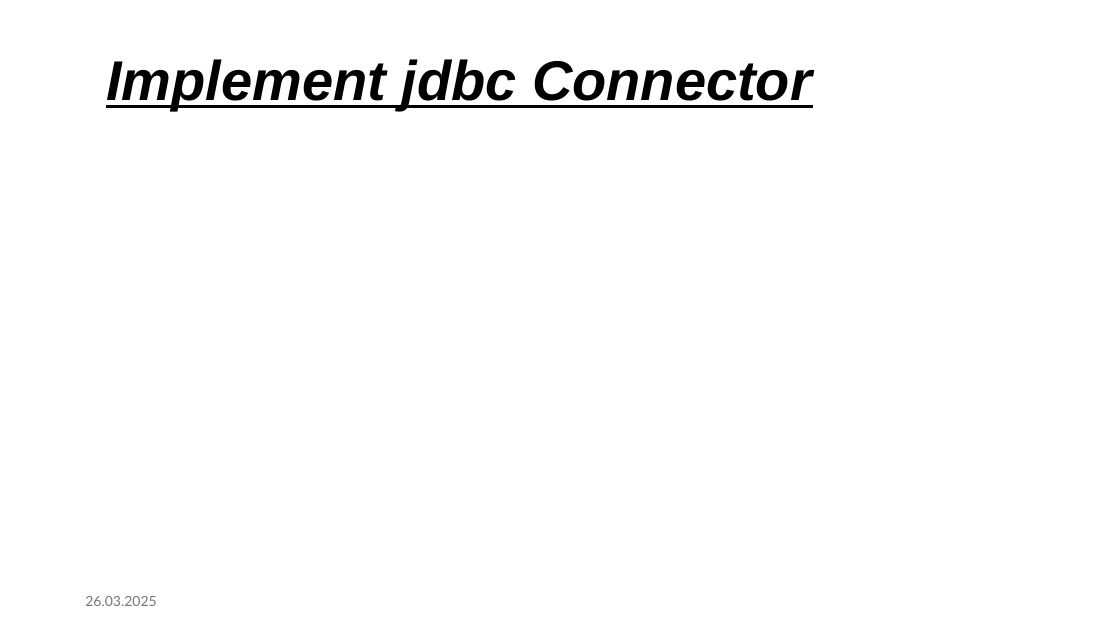
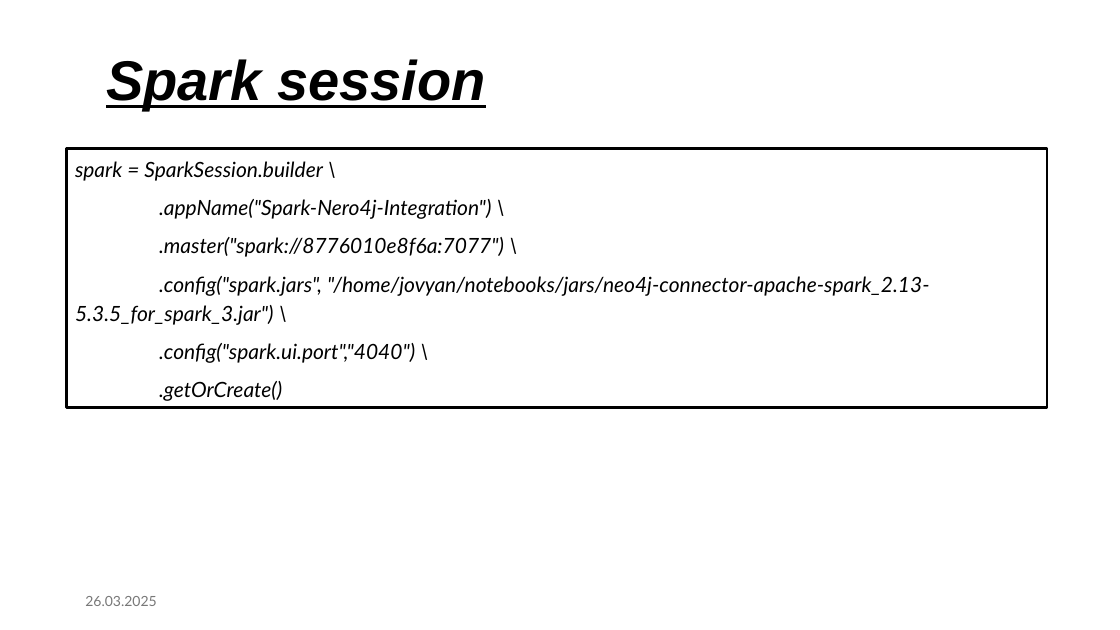
Before and after one commit to pcamarillor/P2025_ESI3914N, a slide deck: slide 6 of spark_cluster/notebooks/examples/tarea_NoSQL.pptx. Drawn at 1120x630 pixels with LibreOffice and Linux fonts; fonts in the diff are those of the drawing. Boxes give left, top, right and bottom in pixels: in the first picture for what was removed or moved away, otherwise in the second. Text is boxed around its words. In the diff, an @@ line names an element or a change of style, - is before the commit and + after.

```diff
--- a/spark_cluster/notebooks/examples/tarea_NoSQL.pptx
+++ b/spark_cluster/notebooks/examples/tarea_NoSQL.pptx
@@ title at [106, 59, 485, 110]: text changed @@
-Implement jdbc Connector
+Spark session
@@ rectangle added at [66, 149, 1047, 408], outline #000000 2.25 pt, 18 pt, text #000000, italic @@
+spark = SparkSession.builder \
+.appName("Spark-Nero4j-Integration") \
+.master("spark://8776010e8f6a:7077") \
+.config("spark.jars", "/home/jovyan/notebooks/jars/neo4j-connector-apache-spark_2.13-5.3.5_for_spark_3.jar") \
+.config("spark.ui.port","4040") \
+.getOrCreate()
```
Also in this commit, not shown: 2 other slides changed, 3 slides added, 3 other files.
